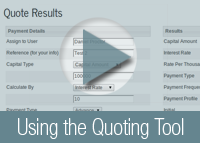
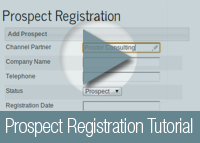
Layer changes from the first 200x143 image to the second:
renamed "Using the Quoting Tool" to "Prospect Registration Tutorial", painted on it over [6, 118, 193, 139]
added layer "Layer 10" above "Layer 5" over [2, 8, 200, 139]
added layer "Layer 9" above "Layer 8" over [2, 8, 200, 139]
added layer "Layer 8" above "Layer 4" over [2, 8, 200, 139]
